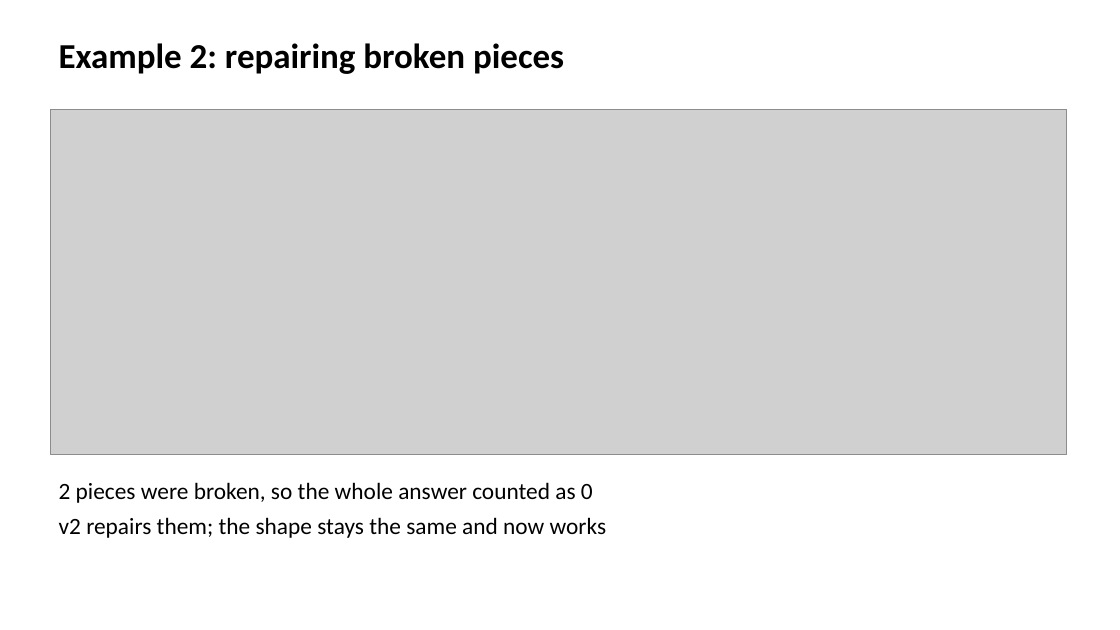
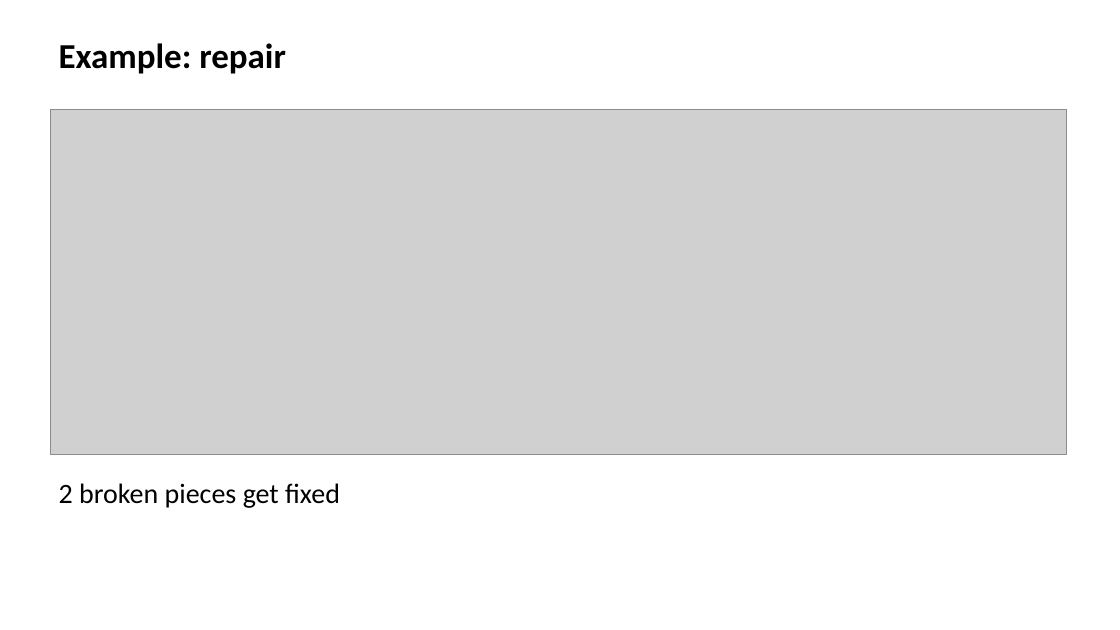
Before and after one commit to andrwlinx/CADFit, a slide deck: slide 5 of bench/figures/v2_2026-10-23/CADFit_v2_update.pptx. Drawn at 1120x630 pixels with LibreOffice and Linux fonts; fonts in the diff are those of the drawing; grey boxes stand for pictures. Boxes give left, top, right and bottom in pixels: in the first picture for what was removed or moved away, otherwise in the second. Text is boxed around its words. In the diff, an @@ line names an element or a change of style, - is before the commit and + after.

Commit message:
Slides: minimal text

```diff
--- a/bench/figures/v2_2026-10-23/CADFit_v2_update.pptx
+++ b/bench/figures/v2_2026-10-23/CADFit_v2_update.pptx
@@ text at [59, 43, 286, 74]: text changed @@
-Example 2: repairing broken pieces
+Example: repair
@@ text at [59, 483, 340, 508]: text changed; size 20 to 24 pt @@
-2 pieces were broken, so the whole answer counted as 0
-v2 repairs them; the shape stays the same and now works
+2 broken pieces get fixed
```
Also in this commit, not shown: 6 other slides changed, 1 other file.
